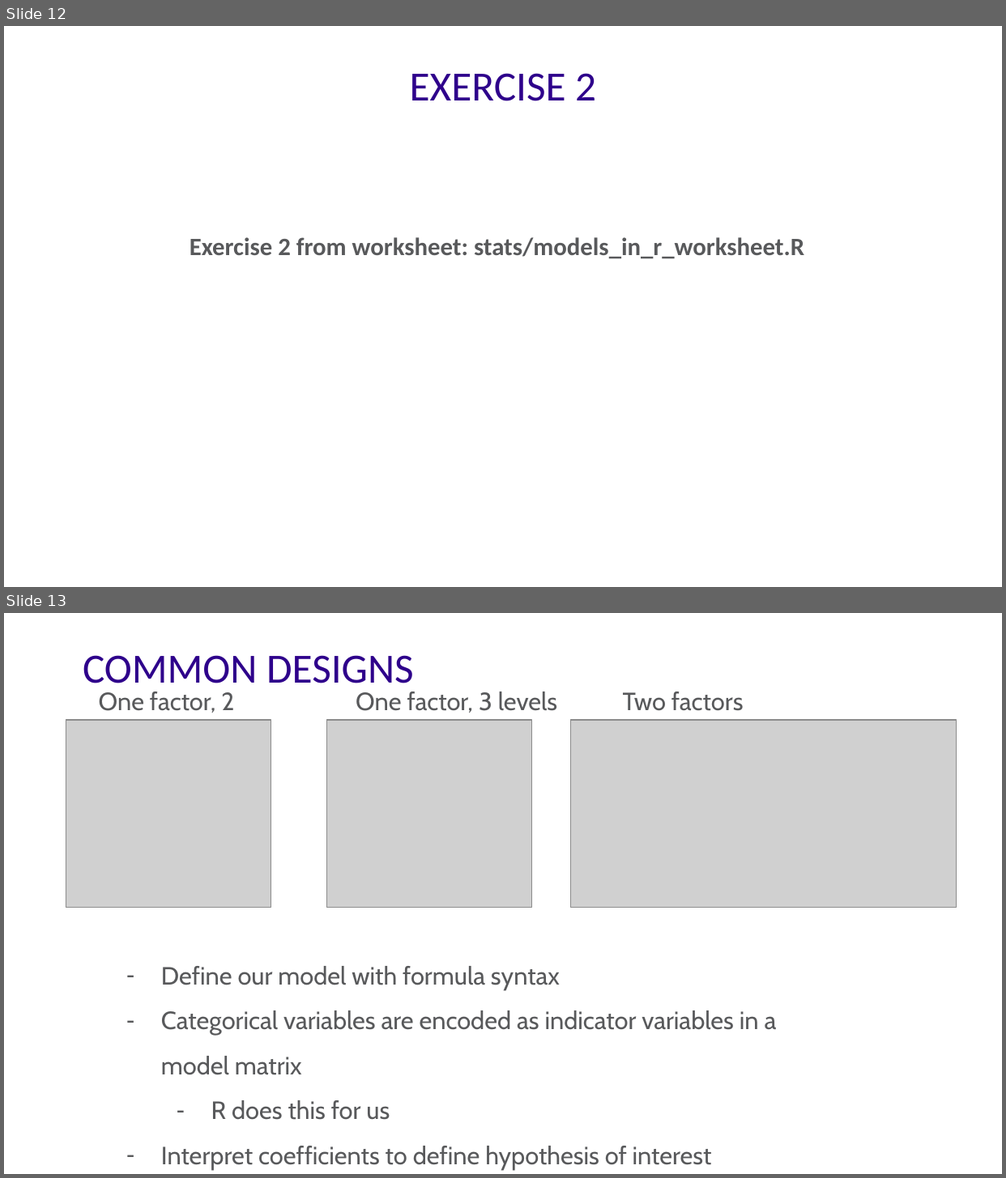
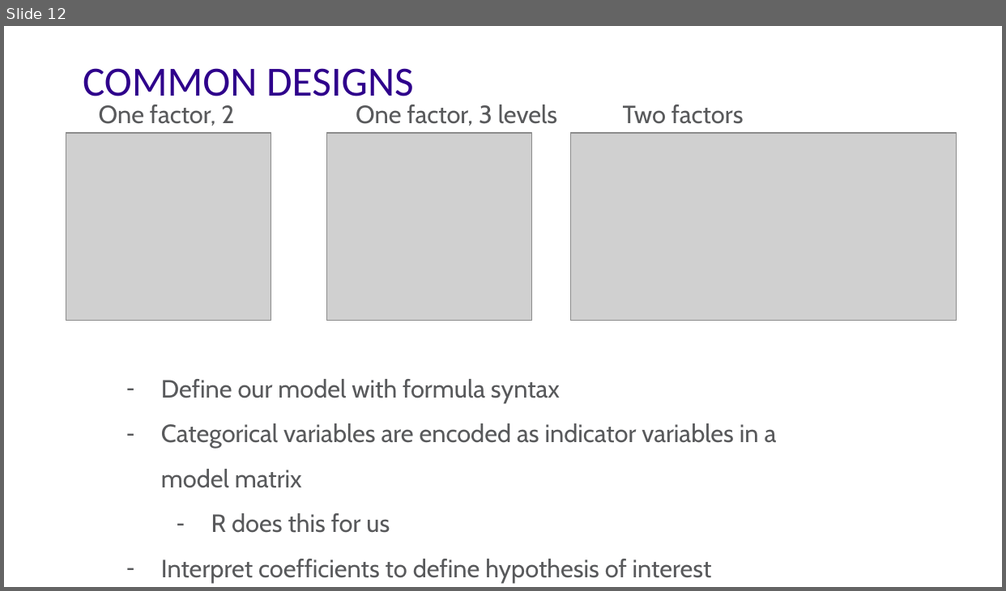
Before and after one commit to bioinformatics-core-shared-training/Bulk_RNAseq_Course_Base, a slide deck: additional_scripts_and_materials/07_Statistics_2.pptx. Shown one above the other, each under a label of ours: slides 12 and 13 before the commit, slide 12 after it. The pictures are 1006x1178 and 1006x591 pixels, drawn with LibreOffice and Linux fonts; fonts in the diff are those of the drawing; grey boxes stand for pictures. Boxes give left, top, right and bottom in pixels: in the first picture for what was removed or moved away, otherwise in the second. Text is boxed around its words. In the diff, an @@ line names an element or a change of style, - is before the commit and + after.

Commit message:
Remove exercise slides

```diff
--- a/additional_scripts_and_materials/07_Statistics_2.pptx
+++ b/additional_scripts_and_materials/07_Statistics_2.pptx
@@ slide 12 removed at (x1=4, y1=26, x2=1002, y2=587), background #FFFFFF @@
@@ title removed at (x1=410, y1=73, x2=596, y2=101) @@
-EXERCISE 2
@@ text removed at (x1=189, y1=237, x2=804, y2=259) @@
-Exercise 2 from worksheet: stats/models_in_r_worksheet.R
@@ what was slide 13 is now slide 12 @@
```
Also in this commit, not shown: 2 other slides removed, 1 other file.
